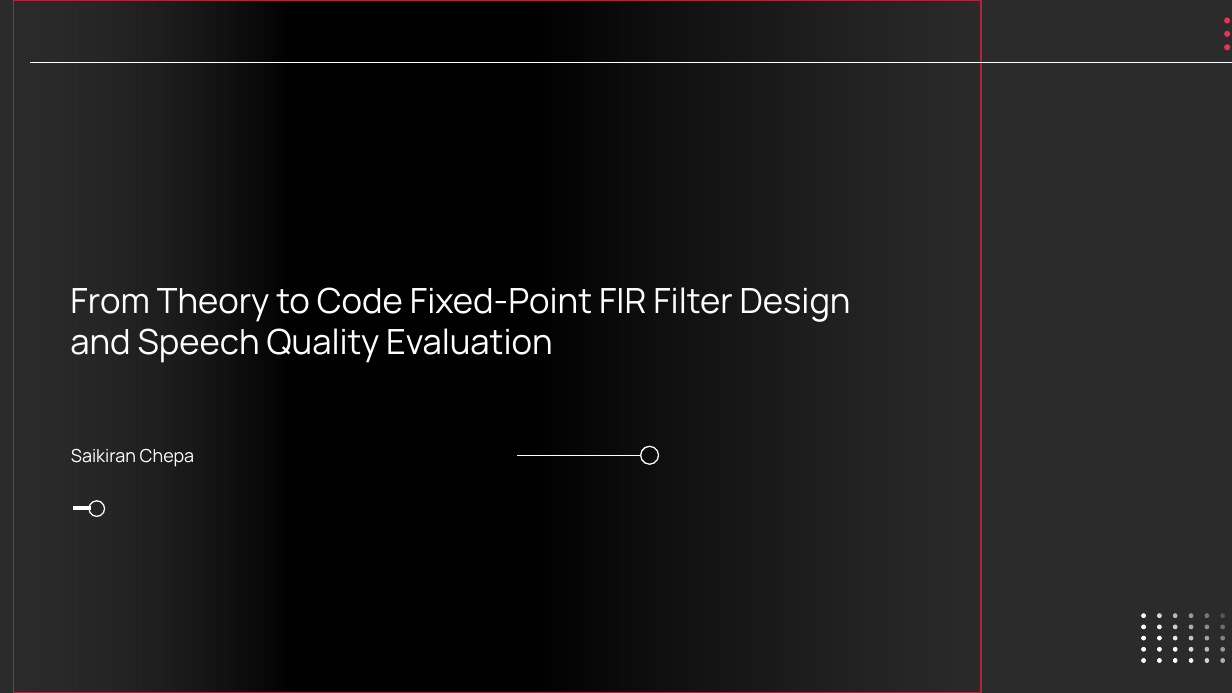
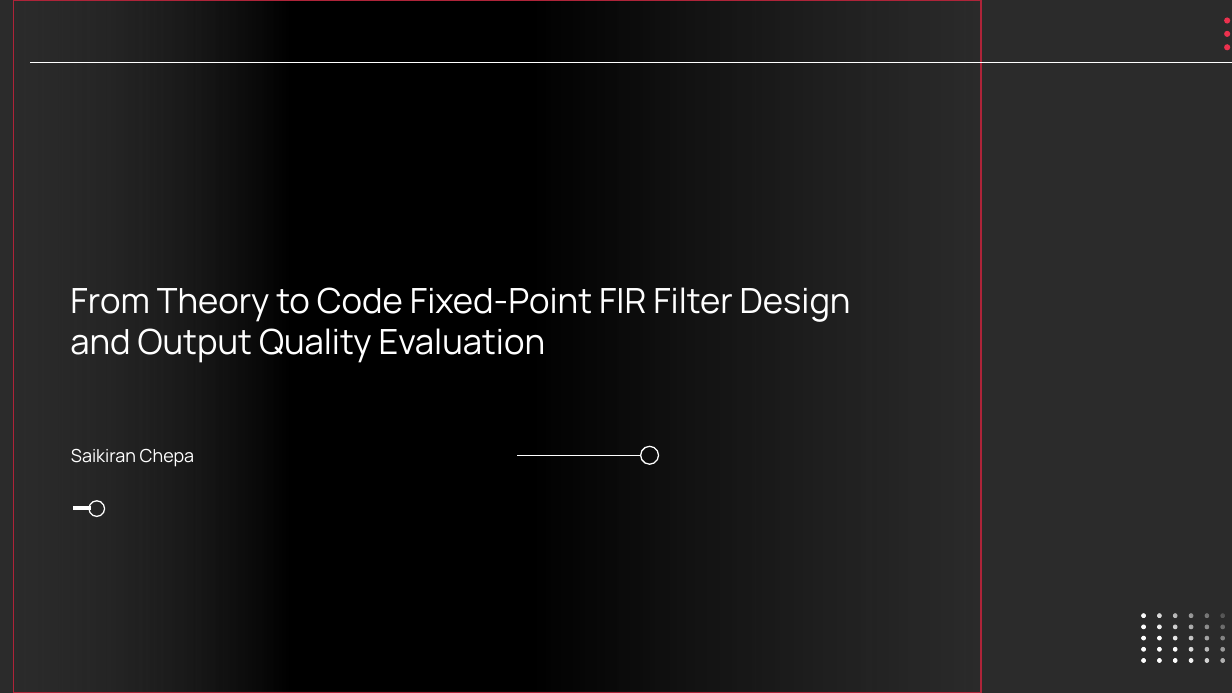
Before and after one commit to chbsaikiran/CBIT-DSP-SEMINAR-RELATED, a slide deck: slide 1 of Slides/From Theory to Code_ Fixed-Point FIR Filter Design and Speech Quality Evaluation.pptx. Drawn at 1232x693 pixels with LibreOffice and Linux fonts; fonts in the diff are those of the drawing; background and template pictures are left out; a plain dark background stands for a picture behind light text. Boxes give left, top, right and bottom in pixels: in the first picture for what was removed or moved away, otherwise in the second. Text is boxed around its words. In the diff, an @@ line names an element or a change of style, - is before the commit and + after.

```diff
--- a/Slides/From Theory to Code_ Fixed-Point FIR Filter Design and Speech Quality Evaluation.pptx
+++ b/Slides/From Theory to Code_ Fixed-Point FIR Filter Design and Speech Quality Evaluation.pptx
@@ text at bbox=[70, 287, 851, 363]: text changed @@
-From Theory to Code Fixed-Point FIR Filter Design and Speech Quality Evaluation
+From Theory to Code Fixed-Point FIR Filter Design and Output Quality Evaluation
```
Also in this commit, not shown: 2 other slides changed, 1 slide added, 1 slide removed.
